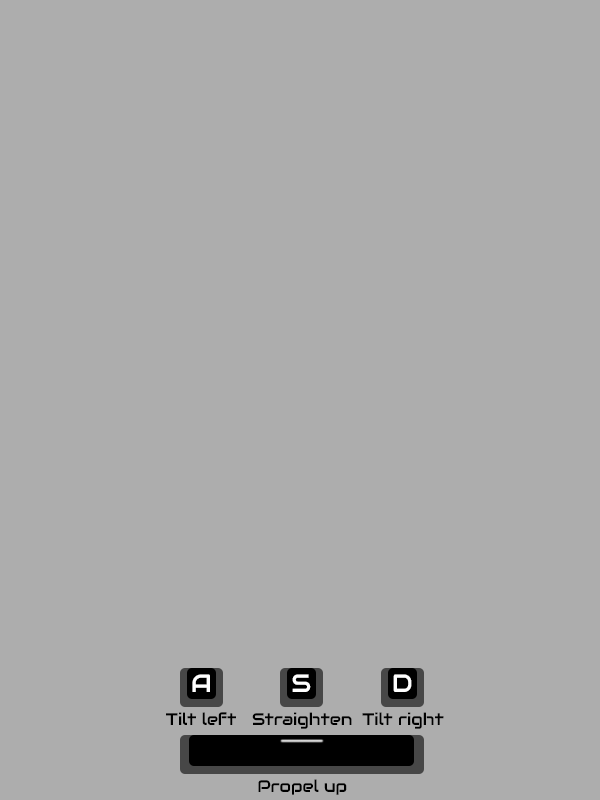
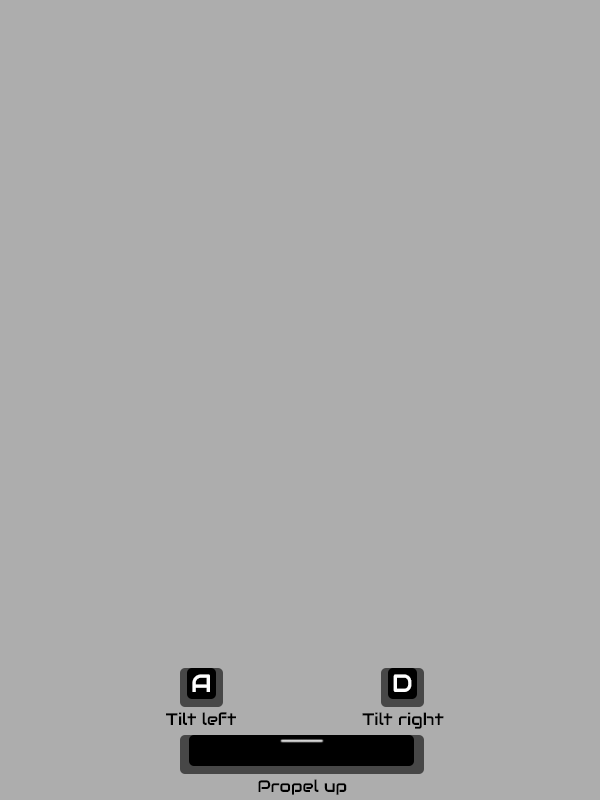
The second w=600, h=800 image is a revision of the first. Changes to its layers:
removed layer "Straighten" over [252, 712, 352, 729]
removed layer "S" over [292, 674, 311, 692]
removed layer "Rectangle 1 copy 4" (1st of 2) over [287, 668, 316, 699]
removed layer "Rectangle 1 copy 4" (2nd of 2) over [280, 668, 323, 707]
